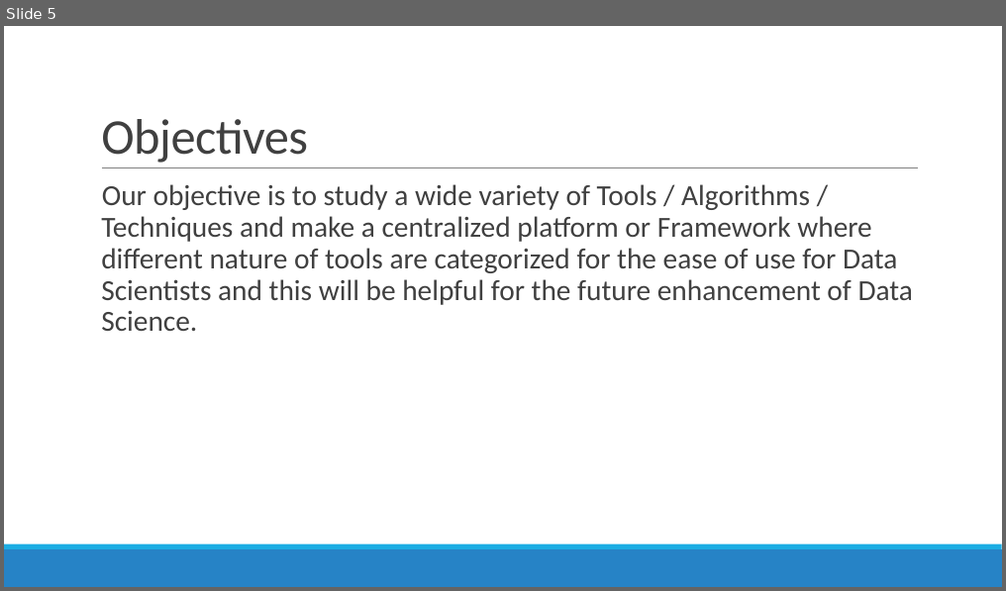
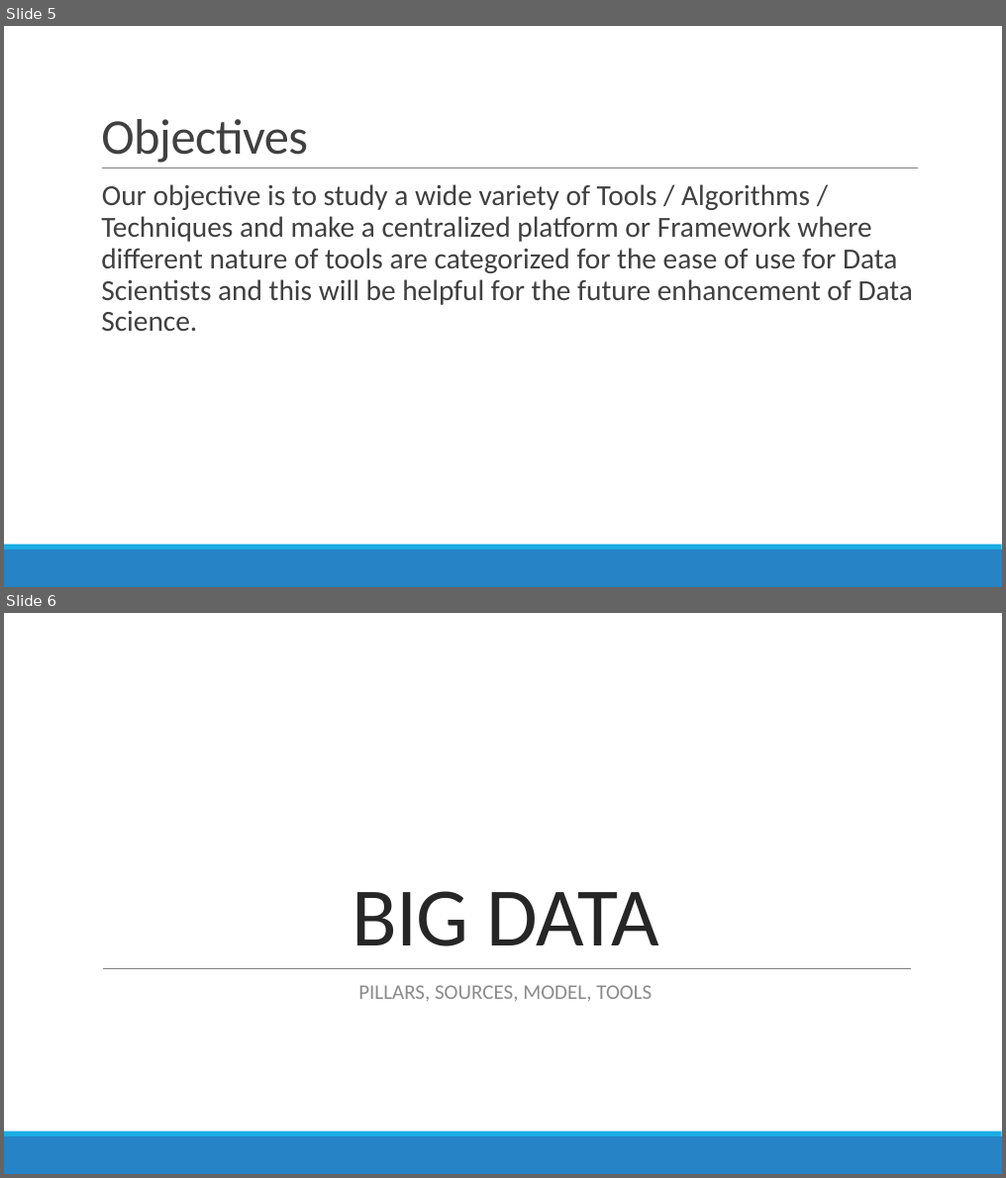
Before and after one commit to DistributedSystems-Fall2018-NEDUET/project-dist_sys, a slide deck: Project Interim Submission/Generic DS Framework.pptx. Shown one above the other, each under a label of ours: slide 5 before the commit, slides 5 and 6 after it. The pictures are 1006x591 and 1006x1178 pixels, drawn with LibreOffice and Linux fonts; fonts in the diff are those of the drawing. Boxes give left, top, right and bottom in pixels: in the first picture for what was removed or moved away, otherwise in the second. Text is boxed around its words. In the diff, an @@ line names an element or a change of style, - is before the commit and + after.

```diff
--- a/Project Interim Submission/Generic DS Framework.pptx
+++ b/Project Interim Submission/Generic DS Framework.pptx
@@ slide 6 added at (4,613,1002,1174), background #FFFFFF; not listed: 2 template elements that a slide beside it also shows @@
@@ title added at (351,891,659,947), 80 pt, text #262626 @@
+BIG DATA
@@ line added from (103, 968) to (912, 968), #808080 0.5 pt @@
@@ text added at (358,985,651,1002), 20 pt, text #8C8C8C @@
+  PILLARS, SOURCES, MODEL, TOOLS
```
Also in this commit, not shown: 3 slides changed, 3 other slides added.
